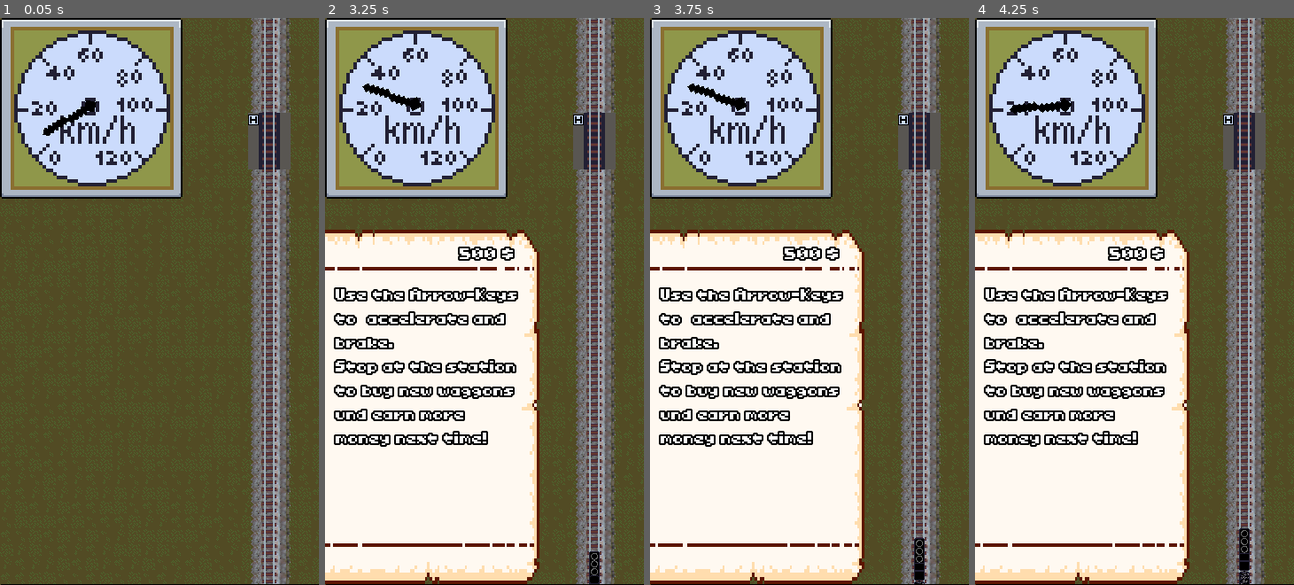
Above: before the commit, frames 1-4 (left to right).
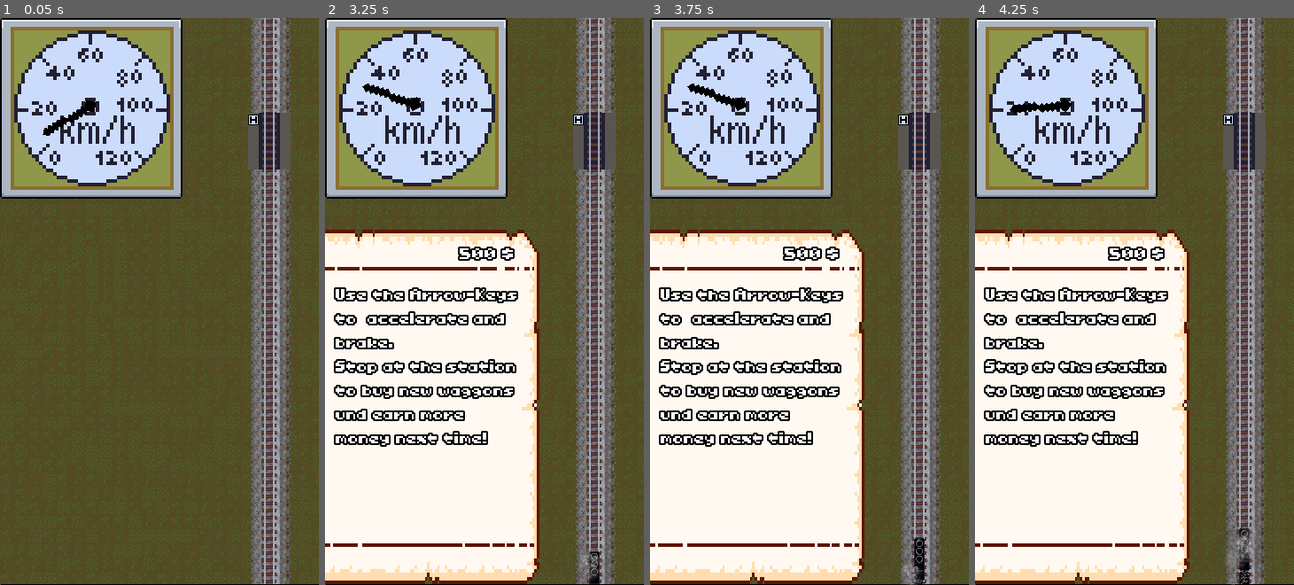
Above: after the commit, the same moments.

Repository: sthoni/gamejamaugust2024
Game: Godot game, scene res://game.tscn
The game is run twice, just before and just after one commit, with the same random seed, the same clock (stepped at 60 frames per second) and the same inputs.
Inputs:
- Up to frame 1 (0.05 s): no input
- Up to frame 2 (3.25 s): tap Enter (shop) at 0.5, 0.77, 1.52, 3.02 s; hold Up (accelerate) 0.53-1.28 s; hold Down (brake) 1.28-2.03 s; hold Up (accelerate) from 2.03 s (still down)
- Up to frame 3 (3.75 s): release Up (accelerate) at 3.53 s; hold Down (brake) from 3.53 s (still down)
- Up to frame 4 (4.25 s): keep holding Down (brake); tap Enter (shop) at 3.77 s

Frame 1 is identical in both runs. In frame 2, 0.1% of the frame differs, in the area x 80-87%, y 94-100%; in frame 3, less than 0.1%; in frame 4, 0.2%, in the area x 78-89%, y 90-100%.

Commit message:
Erster Entwurf Dampf fertig.

Diff:
--- a/train/train.gd
+++ b/train/train.gd
@@ -15,6 +15,7 @@
 @onready var tut: AudioStreamPlayer = $Tut1
 @onready var longtut: AudioStreamPlayer = $LongTut
 @onready var driving_sound: AudioStreamPlayer2D = $Driving
+@onready var steam_particles: GPUParticles2D = $SteamParticles
 @onready var start_velocity: float = 0.0
 @onready var acc_power: float = 0.0
 @onready var brake_power: float = 0.0
@@ -63,6 +64,7 @@
 	if velocity.y != 0:
 		if driving_sound.playing == false:
 			_check_speed()
+			steam_particles.amount_ratio = abs(velocity.y / 100)
 			driving_sound.play()
 	else:
 			driving_sound.stop()
--- a/train/train.tscn
+++ b/train/train.tscn
@@ -7,9 +7,30 @@
 [ext_resource type="AudioBusLayout" uid="uid://dnbahy0neavpn" path="res://default_bus_layout.tres" id="3_l8xh7"]
 [ext_resource type="AudioStream" uid="uid://cqhe2m7jr6k5t" path="res://assets/music/driving.mp3" id="5_654r2"]
 [ext_resource type="AudioStream" uid="uid://dgge62hvafa5g" path="res://assets/music/longtut.wav" id="6_2366v"]
+[ext_resource type="Texture2D" uid="uid://faei72dnlpg" path="res://assets/images/smoke_01.png" id="8_hf3vt"]
 
 [sub_resource type="RectangleShape2D" id="RectangleShape2D_xyumy"]
 size = Vector2(16, 48)
+
+[sub_resource type="Curve" id="Curve_hf3vt"]
+_data = [Vector2(0, 0), 0.0, 0.0, 0, 0, Vector2(0.301471, 0.707865), 0.0, 0.0, 0, 0, Vector2(0.735294, 0.0786518), 0.0, 0.0, 0, 0, Vector2(0.963235, 0), 0.0, 0.0, 0, 0]
+point_count = 4
+
+[sub_resource type="CurveTexture" id="CurveTexture_46i6o"]
+curve = SubResource("Curve_hf3vt")
+
+[sub_resource type="ParticleProcessMaterial" id="ParticleProcessMaterial_2sxs7"]
+particle_flag_disable_z = true
+angle_min = -180.0
+angle_max = 180.0
+direction = Vector3(0, 1, 0)
+spread = 30.0
+initial_velocity_min = 10.0
+initial_velocity_max = 30.0
+gravity = Vector3(0, 0, 0)
+scale_min = 0.2
+scale_max = 0.2
+scale_curve = SubResource("CurveTexture_46i6o")
 
 [node name="Train" type="CharacterBody2D"]
 script = ExtResource("1_q7ry4")
@@ -43,5 +64,13 @@
 [node name="Timer_Acc" type="Timer" parent="."]
 one_shot = true
 
+[node name="SteamParticles" type="GPUParticles2D" parent="."]
+z_index = 10
+position = Vector2(0, -29)
+amount = 20
+texture = ExtResource("8_hf3vt")
+lifetime = 2.0
+process_material = SubResource("ParticleProcessMaterial_2sxs7")
+
 [connection signal="timeout" from="Timer_Brake" to="." method="_on_timer_brake_timeout"]
 [connection signal="timeout" from="Timer_Acc" to="." method="_on_timer_acc_timeout"]
Binary file added: assets/images/smoke_01.png
Not shown, added: assets/images/smoke_01.png.import
Not shown: 1 places in train/train.tscn that only renumber resources
